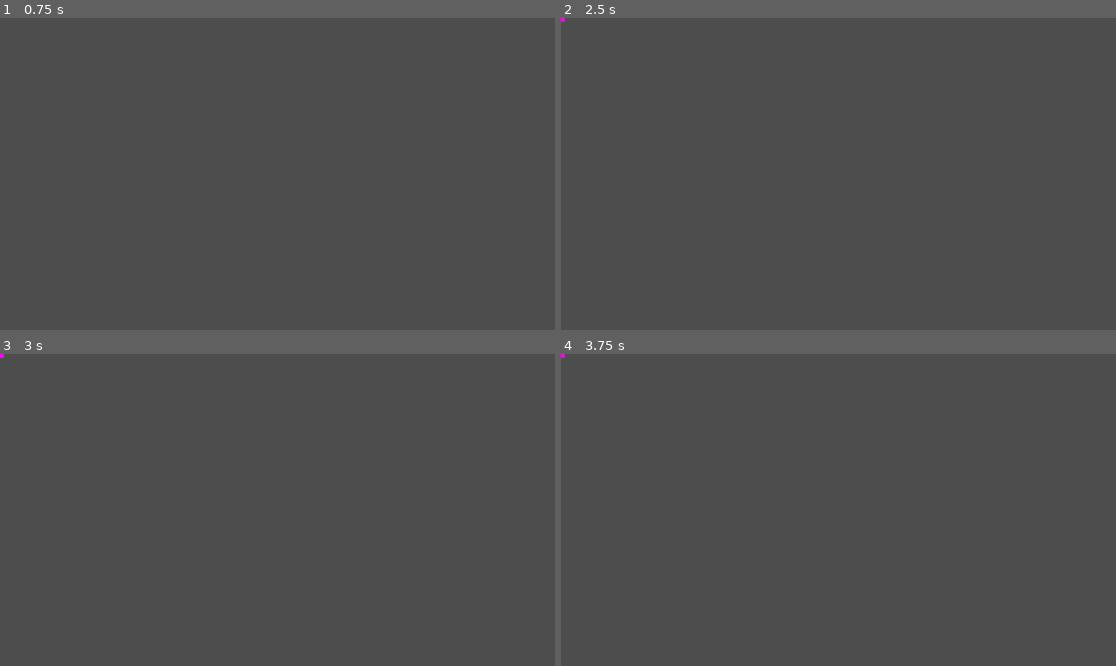
Above: before the commit, frames 1-4 (two rows, left to right).
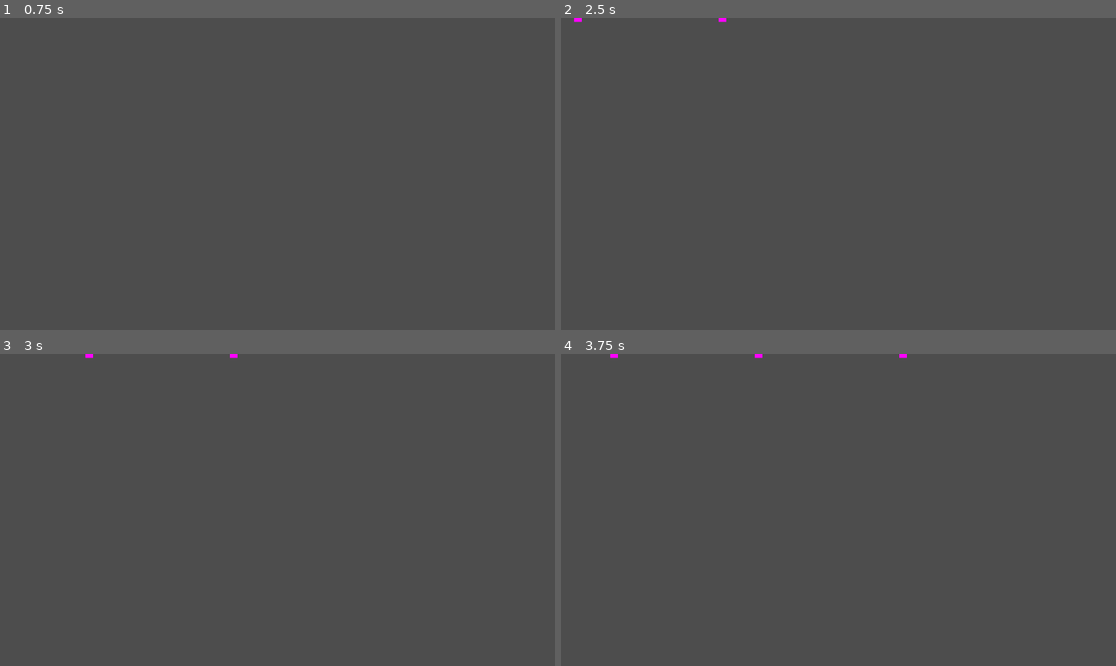
Above: after the commit, the same moments.

Repository: benfrankel/godot-wild-jam-63
Game: Godot game, scene res://scenes/combat/fights/fight1.tscn
Two runs of this game, one before a commit and one after it. Both use one fixed random seed, a clock stepped at 60 frames per second and the inputs below. This scene is started directly instead of the project's main scene.
Inputs (mouse positions are in pixels of both pictures, inside the frame that each line leads up to):
- Up to frame 1 (0.75 s): tap Enter at 0.5 s; move the mouse to (399, 158) at 0.52 s; hold Right (right) from 0.53 s (still down); hold E (interact) from 0.53 s (still down)
- Up to frame 2 (2.5 s): tap Space at 1.25 s; move the mouse to (727, 189) at 1.27 s; release Right (right) at 1.28 s; release E (interact) at 1.28 s; hold Down (down) 1.28-2.03 s; tap E (interact) at 1.35 s; tap Enter at 2 s; move the mouse to (894, 105) at 2.02 s; hold Right (right) from 2.03 s (still down); hold E (interact) from 2.03 s (still down)
- Up to frame 3 (3 s): tap Space at 2.75 s; move the mouse to (249, 572) at 2.77 s; release Right (right) at 2.78 s; release E (interact) at 2.78 s; hold Up (up) from 2.78 s (still down); tap E (interact) at 2.85 s
- Up to frame 4 (3.75 s): tap Enter at 3.5 s; move the mouse to (1005, 556) at 3.52 s; release Up (up) at 3.53 s; hold Left (left) from 3.53 s (still down); hold E (interact) from 3.53 s (still down)

Frame 1 is identical in both runs. In frame 2, less than 0.1% of the frame differs, in the area x 0-30%, y 0-2%; in frame 3, less than 0.1%; in frame 4, less than 0.1%, in the area x 0-63%, y 0-2%.

Commit message:
Make Attack1 a LinearProjectile

Diff:
--- a/scenes/combat/fights/fight1.tscn
+++ b/scenes/combat/fights/fight1.tscn
@@ -14,11 +14,12 @@
 autostart = true
 
 [node name="Attack1" type="Node2D" parent="."]
+position = Vector2(-115, 0)
 script = ExtResource("2_kyemu")
 projectile = ExtResource("3_di775")
 
 [node name="CooldownTimer" type="Timer" parent="Attack1"]
 autostart = true
 
-[connection signal="timeout" from="DurationTimer" to="." method="_on_duration_timer_timeout"]
-[connection signal="timeout" from="Attack1/CooldownTimer" to="Attack1" method="_on_cooldown_timer_timeout"]
+[connection signal="timeout" from="DurationTimer" to="." method="_on_duration_timer_timeout" flags=18]
+[connection signal="timeout" from="Attack1/CooldownTimer" to="Attack1" method="_on_cooldown_timer_timeout" flags=18]
--- a/scenes/combat/projectile/linear_projectile.gd
+++ b/scenes/combat/projectile/linear_projectile.gd
@@ -1,4 +1,9 @@
+class_name LinearProjectile
 extends Projectile
+
+
+@export_range(0.0, 1000.0) var speed := 300.0
+@export_range(0.0, TAU) var angle := 0.0
 
 
 func _physics_process(delta: float):
--- a/scenes/combat/projectile/linear_projectile.tscn
+++ b/scenes/combat/projectile/linear_projectile.tscn
@@ -1,6 +1,6 @@
 [gd_scene load_steps=4 format=3 uid="uid://iw88my1p5ejp"]
 
-[ext_resource type="Script" path="res://scenes/combat/projectile/projectile.gd" id="1_ebqy5"]
+[ext_resource type="Script" path="res://scenes/combat/projectile/linear_projectile.gd" id="1_sx2ok"]
 
 [sub_resource type="PlaceholderTexture2D" id="PlaceholderTexture2D_e0qnb"]
 size = Vector2(16, 16)
@@ -9,12 +9,10 @@
 size = Vector2(16, 16)
 
 [node name="LinearProjectile" type="Area2D"]
-script = ExtResource("1_ebqy5")
+script = ExtResource("1_sx2ok")
 
 [node name="Image" type="Sprite2D" parent="."]
 texture = SubResource("PlaceholderTexture2D_e0qnb")
 
 [node name="Hitbox" type="CollisionShape2D" parent="."]
 shape = SubResource("RectangleShape2D_1ri2h")
-
-[connection signal="body_entered" from="." to="." method="_on_body_entered"]
--- a/scenes/combat/projectile/projectile.gd
+++ b/scenes/combat/projectile/projectile.gd
@@ -3,8 +3,6 @@
 
 
 @export var damage := 1.0
-@export_range(0.0, 2000.0) var speed := 800.0
-@export_range(0.0, TAU) var angle := 0.0
 
 
 func _on_body_entered(body: Node2D):
